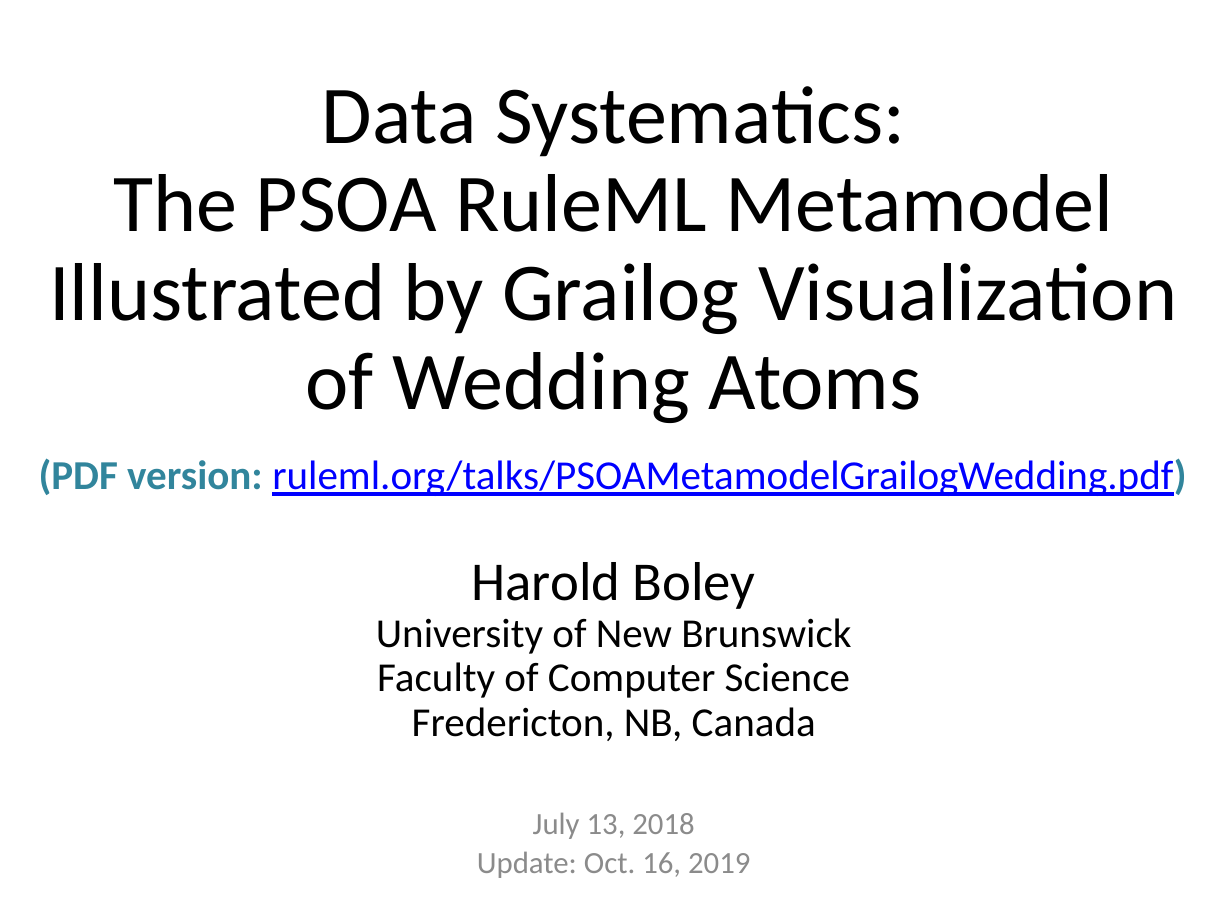
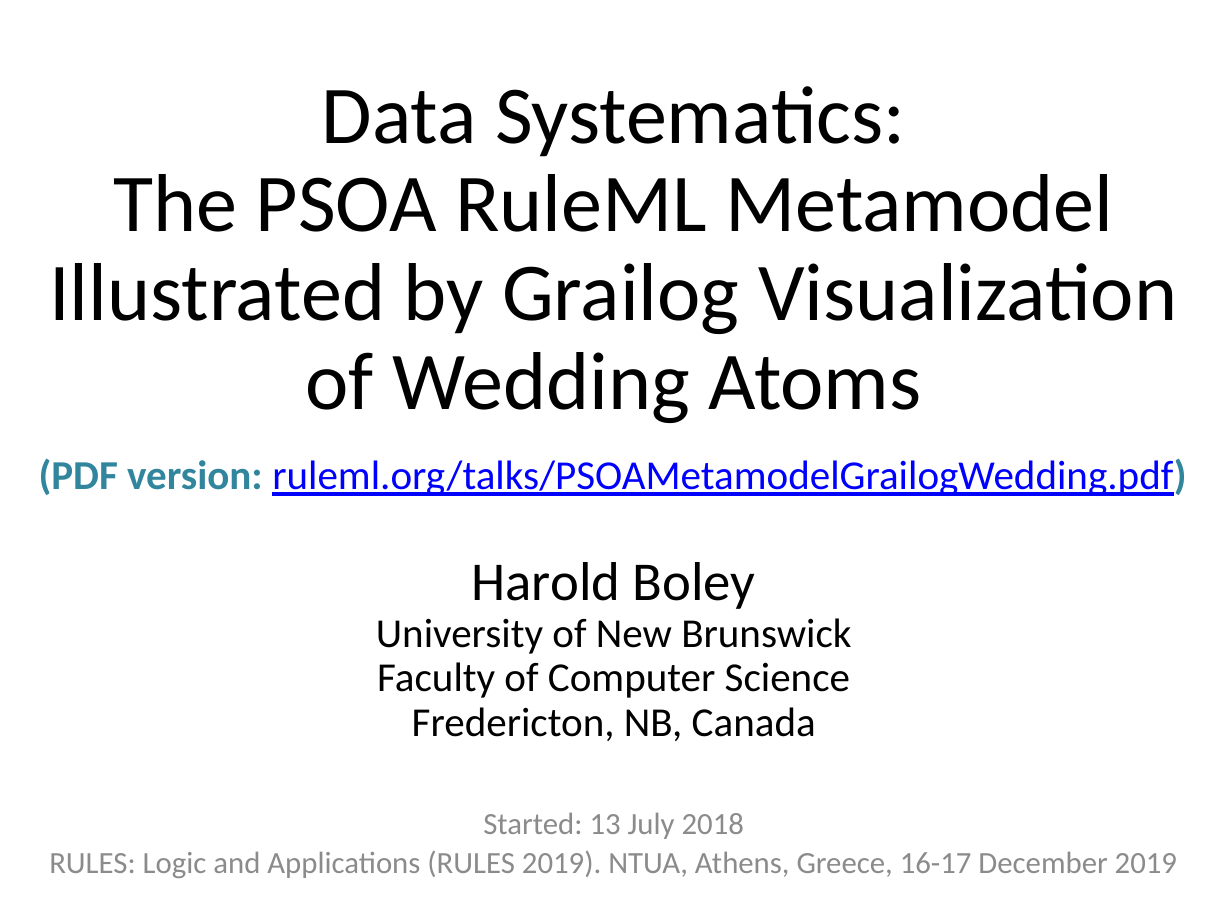
Before and after one commit to RuleML/ruleml-website, a slide deck: slide 1 of talks/PSOAMetamodelGrailogWedding.pptx. Drawn at 1232x924 pixels with LibreOffice and Linux fonts; fonts in the diff are those of the drawing. Boxes give left, top, right and bottom in pixels: in the first picture for what was removed or moved away, otherwise in the second. Text is boxed around its words. In the diff, an @@ line names an element or a change of style, - is before the commit and + after.

```diff
--- a/talks/PSOAMetamodelGrailogWedding.pptx
+++ b/talks/PSOAMetamodelGrailogWedding.pptx
@@ subtitle at [49,812,1177,878]: text changed @@
-July 13, 2018
-Update: Oct. 16, 2019
+Started: 13 July 2018
+RULES: Logic and Applications (RULES 2019). NTUA, Athens, Greece, 16-17 December 2019
```
Also in this commit, not shown: 1 other slide changed, 2 slides added, 1 other file.
